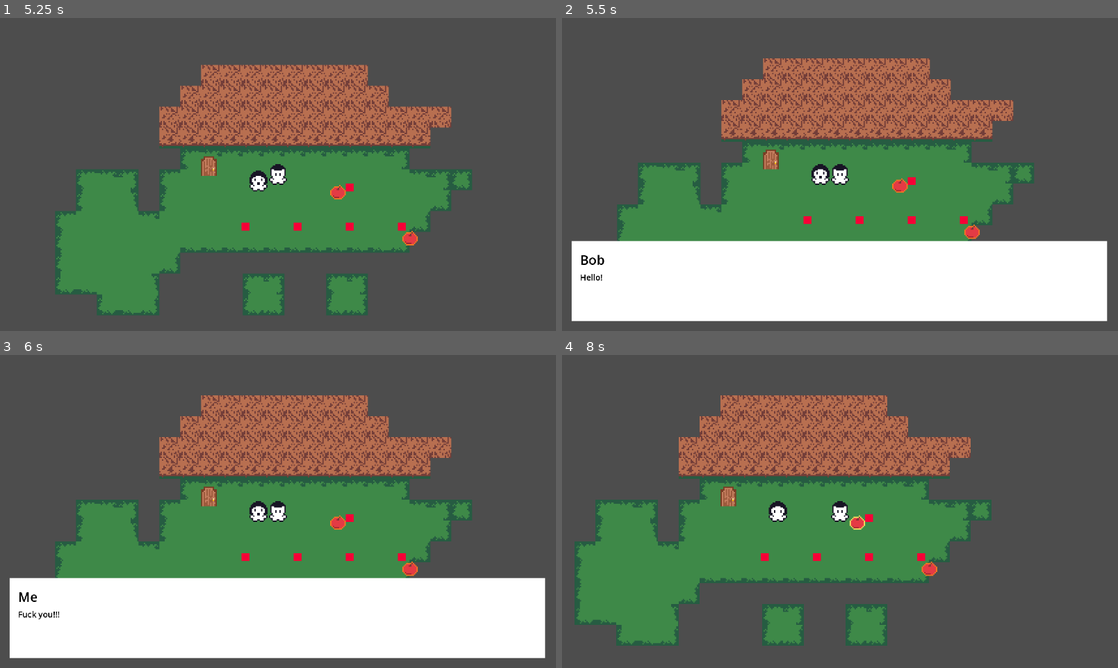
Above: before the commit, frames 1-4 (two rows, left to right).
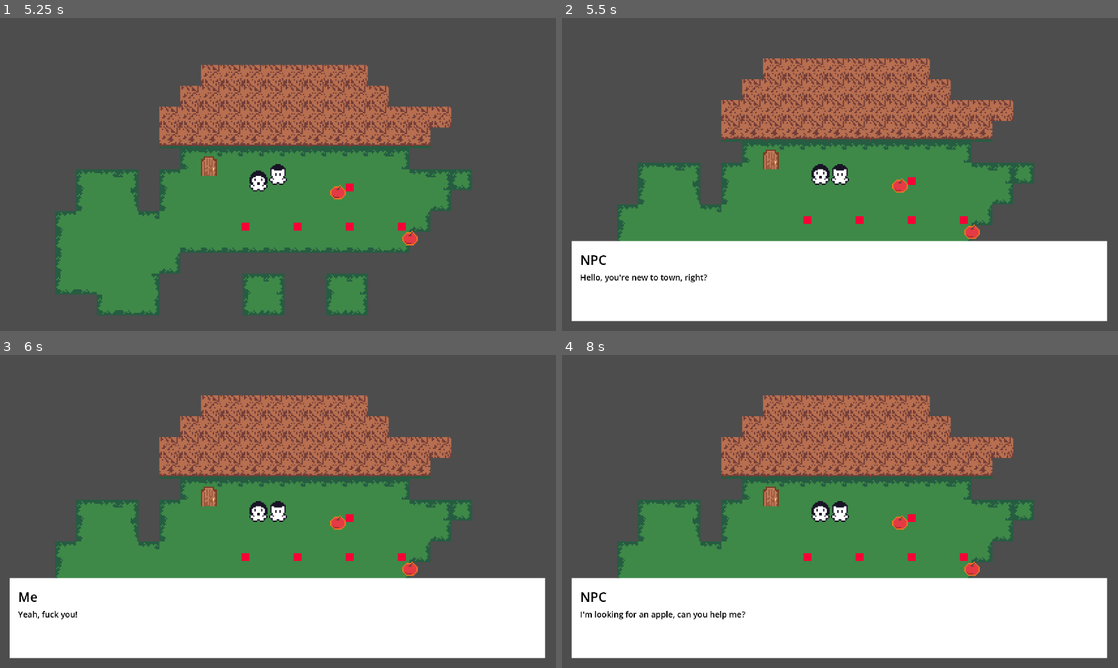
Above: after the commit, the same moments.

Repository: MunnChai/FlashbackGame
Game: Godot game, scene res://scenes/main.tscn
Two runs of this game, one before a commit and one after it. Both use one fixed random seed, a clock stepped at 60 frames per second and the inputs below.
Inputs:
- Up to frame 1 (5.25 s): tap Enter at 0.5 s; hold D (right) 0.53-1.28 s; tap Q (drop_item) at 0.6, 2.3, 2.85, 4.55, 5.1 s; tap E (interact) at 0.8, 1.35, 3.05, 3.6 s; hold S (down) 1.28-2.03 s; tap Shift (run) at 1.55, 4.35 s; hold D (right) 2.03-2.78 s; hold Shift (run) 2.03-2.78 s; hold W (up) 2.78-3.53 s; hold Shift (run) 3.53-4.28 s; hold A (left) 3.53-5.03 s; hold S (down) from 5.03 s (still down)
- Up to frame 2 (5.5 s): keep holding S (down); tap E (interact) at 5.3 s
- Up to frame 3 (6 s): tap Space at 5.75 s; release S (down) at 5.78 s; hold D (right) from 5.78 s (still down); tap E (interact) at 5.85 s
- Up to frame 4 (8 s): tap Shift (run) at 6.05 s; tap Enter at 6.5 s; release D (right) at 6.53 s; hold W (up) 6.53-7.28 s; hold Shift (run) 6.53-7.28 s; tap Q (drop_item) at 6.8, 7.35 s; tap Space at 7.25 s; hold D (right) from 7.28 s (still down); tap E (interact) at 7.55 s

Frame 1 is identical in both runs. In frame 2, 0.3% of the frame differs, in the area x 3-27%, y 75-85%; in frame 3, 0.1%; in frame 4, 40%, in the area x 1-99%, y 12-97%.

Commit message:
Changed NPC dialogue slightly

Diff:
--- a/assets/dialogue/test_dialogue.json
+++ b/assets/dialogue/test_dialogue.json
@@ -1,18 +1,30 @@
 {
-	"conv1": [
+	"looking_for_item": [
 		{
-			"Name": "Bob",
-			"Text": "Hello!"
+			"Name": "NPC",
+			"Text": "Hello, you're new to town, right?"
 		},
 		{
 			"Name": "Me",
-			"Text": "Fuck you!!!"
+			"Text": "Yeah, fuck you!"
+		},
+		{
+			"Name": "NPC",
+			"Text": "I'm looking for an apple, can you help me?"
 		}
 	],
-	"conv2": [
+	"got_item": [
+		{
+			"Name": "NPC",
+			"Text": "Thank you again for helping me get that apple!"
+		},
 		{
 			"Name": "Me",
-			"Text": "You a bitch!!!"
+			"Text": "SHUT UP BITCH!!!!"
+		},
+		{
+			"Name": "NPC",
+			"Text": "..."
 		}
 	],
 	"item_desired": [
--- a/scenes/main.tscn
+++ b/scenes/main.tscn
@@ -145,7 +145,7 @@
 [node name="npc" parent="." node_paths=PackedStringArray("desired_item") instance=ExtResource("4_3t3ge")]
 position = Vector2(-20, 25)
 npc_name = "test_dialogue"
-conversations = PackedStringArray("item_desired", "item_general", "conv2", "conv1")
+conversations = PackedStringArray("looking_for_item", "got_item", "item_desired", "item_general")
 desired_item = NodePath("../item")
 
 [node name="item2" parent="." instance=ExtResource("3_qg7mt")]
--- a/scripts/NPC.gd
+++ b/scripts/NPC.gd
@@ -3,10 +3,12 @@
 
 const WALK_SPEED = 75
 const RUN_SPEED = 150
+var move_speed: float
 
 @export var npc_name: String
 @export var conversations: PackedStringArray
 @export var desired_item: Item
+var current_conversation
 
 var player
 
@@ -18,6 +20,7 @@
 
 func _ready():
 	animator = $AnimatedSprite2D
+	current_conversation = 0
 
 func _physics_process(delta):
 
@@ -35,7 +38,7 @@
 
 	var direction = position.direction_to(destination)
 
-	velocity = direction * WALK_SPEED
+	velocity = direction * move_speed
 
 	if ((position - destination).length() < 5):
 		if (!path.is_empty()):
@@ -53,12 +56,19 @@
 	var conv
 	if (player.holding):
 		if (player.holding == desired_item):
-			conv = conversations[0]
+			conv = "item_desired"
+			current_conversation += 1
+			var item = player.holding
+			player.drop_item()
+			item.queue_free()
 		else:
-			conv = conversations[1]
+			conv = "item_general"
 	else:
-		conv = conversations[randi_range(2, 3)]
+		conv = conversations[current_conversation]
 	player.start_dialogue(npc_name, conv)
+
+func set_conversation(i):
+	current_conversation = i
 
 func _on_body_entered(body):
 	if (body is Player):
@@ -72,9 +82,13 @@
 		player = null
 		animator.animation = "player_out"
 
-func move(from_position, to_position):
+func move(from_position, to_position, running):
 	path = NPCPathfinder.find_path(from_position, to_position)
 
 	print(path)
 	destination_node = path.pop_front()
+	if (running):
+		move_speed = RUN_SPEED
+	else:
+		move_speed = WALK_SPEED
 	moving = true
